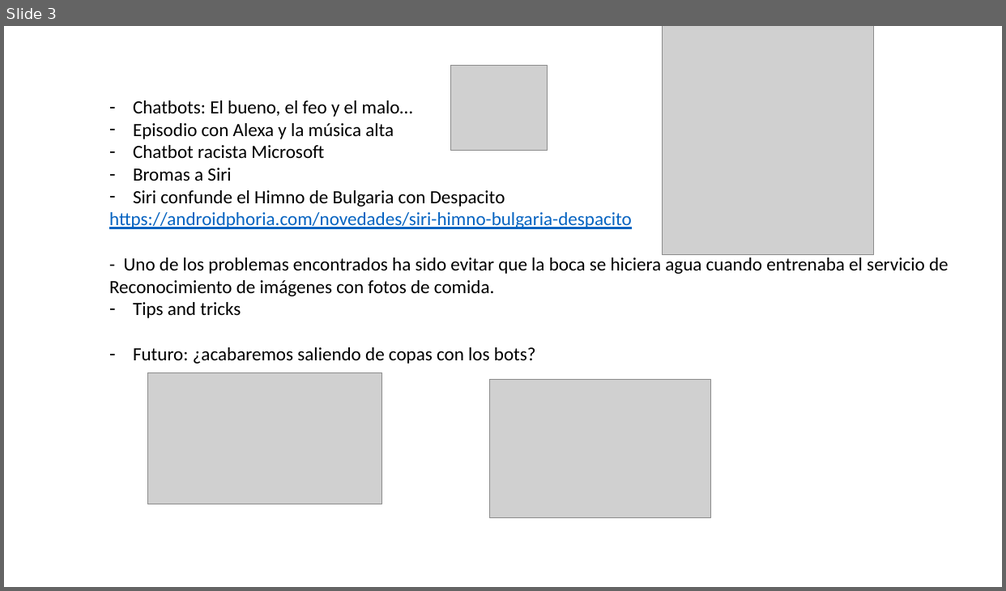
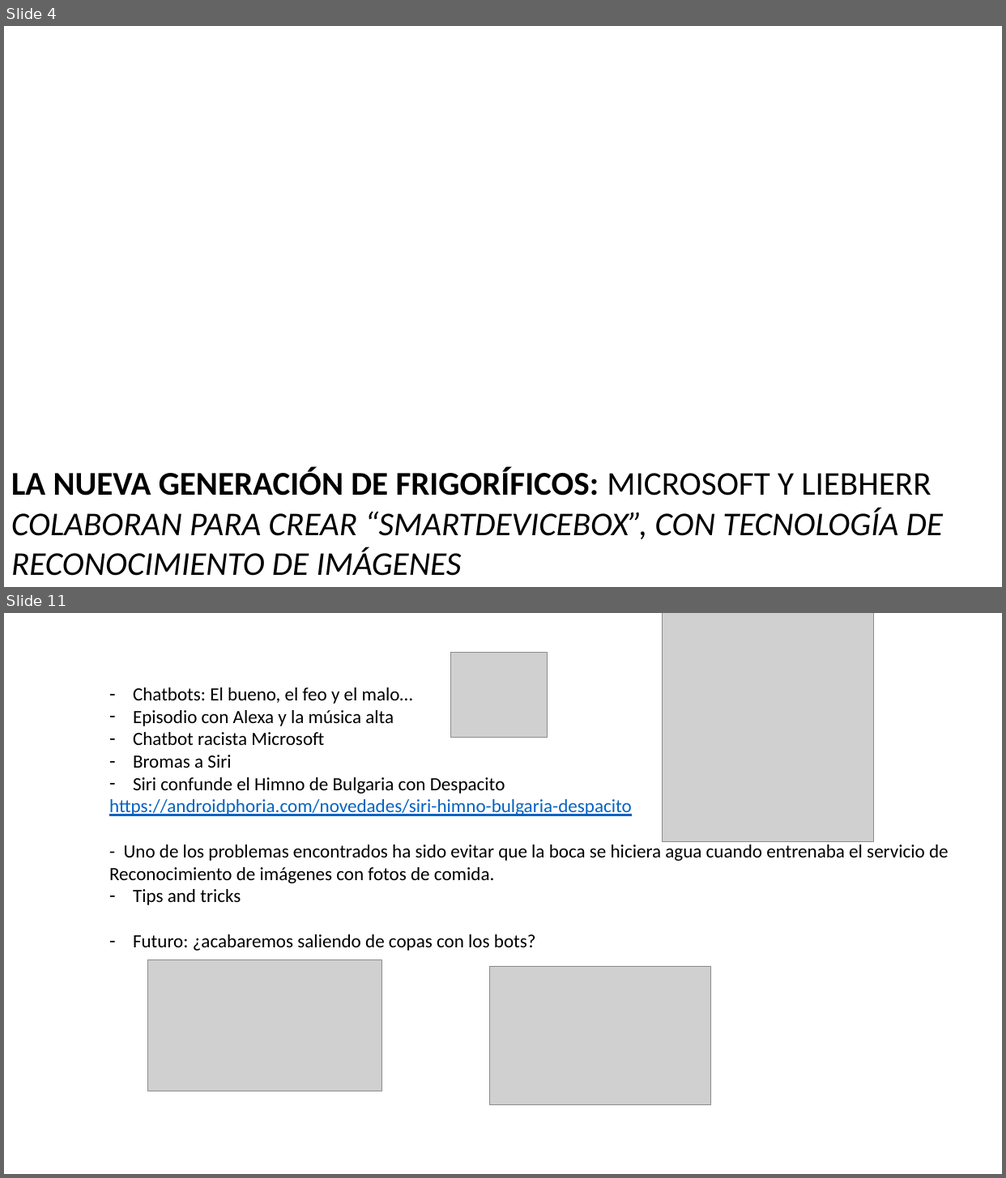
Before and after one commit to inmperfer/TFM, a slide deck: presentacion/Presentación1.pptx. Shown one above the other, each under a label of ours: slide 3 before the commit, slides 4 and 11 after it; the slides between them are not shown. The pictures are 1006x591 and 1006x1178 pixels, drawn with LibreOffice and Linux fonts; fonts in the diff are those of the drawing; grey boxes stand for pictures; background and template pictures are left out. Boxes give left, top, right and bottom in pixels: in the first picture for what was removed or moved away, otherwise in the second. Text is boxed around its words. In the diff, an @@ line names an element or a change of style, - is before the commit and + after.

```diff
--- a/presentacion/Presentación1.pptx
+++ b/presentacion/Presentación1.pptx
@@ slide 4 added at [4,26,1002,587], background picture (left out) @@
@@ text added at [11,468,943,576], 32 pt, text #000000, italic @@
+LA NUEVA GENERACIÓN DE FRIGORÍFICOS: MICROSOFT Y LIEBHERR COLABORAN PARA CREAR “SMARTDEVICEBOX”, CON TECNOLOGÍA DE RECONOCIMIENTO DE IMÁGENES
@@ what was slide 3 is now slide 11 @@
```
Also in this commit, not shown: 7 other slides added, 21 other files.
